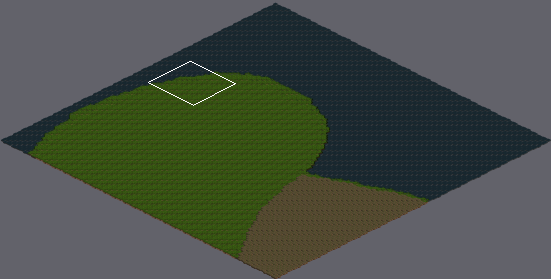
An edit to a level. Tiled map, snRTS-planning/DESIGNS/map/tiled/MapDraft03.tmx. The first picture is a wide view before the edit; the outline marks the close-up.
Close-up. As it was:
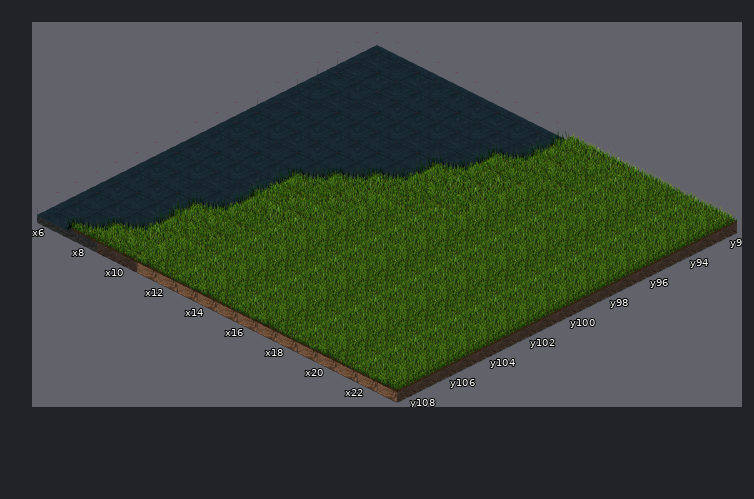
Cells are 64x32 px. Isometric: x runs down to the right, y down to the left. Shown: x 6..23, y 92..108. The commit also changed other parts of the map, which this record leaves out. Layer "Tile Layer 2.1 (copy of TL2)" is drawn 0,-12 px off the grid. Layer "Tile Layer 2.2 (copy of TL2.1," is drawn 0,-24 px off the grid.
The result:
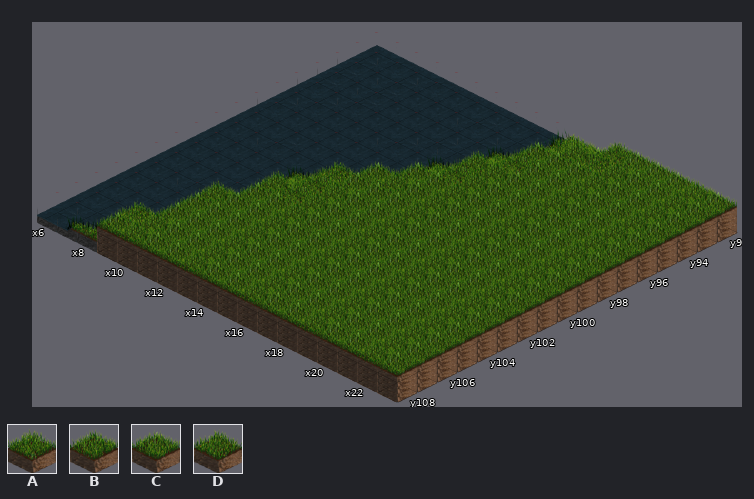
Key: from "isometric_dirt_and_grass_BLOCK": A 0, B 1, C 2, D 3.
_ is an empty cell.
Tiles of an added or newly shown layer are drawn over the layers below it.
Diff:
Layer "Tile Layer 2":
y 92: x 18..23 ______ -> ACCCBC
y 93: x 17..23 _______ -> BDBCCBC
y 94: x 16..23 ________ -> CCCBCCBC
y 95: x 16..23 ________ -> ACCBCCBC
y 96: x 15..23 _________ -> BBCCBCCBC
y 97: x 15..23 _________ -> ABCCBCCBC
y 98: x 14..23 __________ -> CCBCCBCCBC
y 99: x 13..23 ___________ -> CBCBCCBCCBC
y 100: x 12..23 ____________ -> DCCCBCCBCCBC
y 101: x 12..23 ____________ -> ABCCBCCBCCBC
y 102: x 11..23 _____________ -> BABCCBCCBCCBC
y 103: x 11..23 _____________ -> CCBCCBCCBCCBC
y 104: x 10..23 ______________ -> BCCBCCBCCBCCBC
y 105..106: x 10..23 ______________ -> CCCBCCBCCBCCBC
y 107: x 9..23 _______________ -> DBCCBCCBCCBCCBC
y 108: x 9..23 _______________ -> CBCCBCCBCCBCCBC
Layer "Tile Layer 2.1 (copy of TL2)" (added):
y 92: x 18..23 ______ -> ACCCBC
y 93: x 17..23 _______ -> BDBCCBC
y 94: x 16..23 ________ -> CCCBCCBC
y 95: x 16..23 ________ -> ACCBCCBC
y 96: x 15..23 _________ -> BBCCBCCBC
y 97: x 15..23 _________ -> ABCCBCCBC
y 98: x 14..23 __________ -> CCBCCBCCBC
y 99: x 13..23 ___________ -> CBCBCCBCCBC
y 100: x 12..23 ____________ -> DCCCBCCBCCBC
y 101: x 12..23 ____________ -> ABCCBCCBCCBC
y 102: x 11..23 _____________ -> BABCCBCCBCCBC
y 103: x 11..23 _____________ -> CCBCCBCCBCCBC
y 104: x 10..23 ______________ -> BCCBCCBCCBCCBC
y 105..106: x 10..23 ______________ -> CCCBCCBCCBCCBC
y 107: x 9..23 _______________ -> DBCCBCCBCCBCCBC
y 108: x 9..23 _______________ -> CBCCBCCBCCBCCBC
Layer "Tile Layer 2.2 (copy of TL2.1," (added):
y 92: x 18..23 ______ -> ACCCBC
y 93: x 17..23 _______ -> BDBCCBC
y 94: x 16..23 ________ -> CCCBCCBC
y 95: x 16..23 ________ -> ACCBCCBC
y 96: x 15..23 _________ -> BBCCBCCBC
y 97: x 15..23 _________ -> ABCCBCCBC
y 98: x 14..23 __________ -> CCBCCBCCBC
y 99: x 13..23 ___________ -> CBCBCCBCCBC
y 100: x 12..23 ____________ -> DCCCBCCBCCBC
y 101: x 12..23 ____________ -> ABCCBCCBCCBC
y 102: x 11..23 _____________ -> BABCCBCCBCCBC
y 103: x 11..23 _____________ -> CCBCCBCCBCCBC
y 104: x 10..23 ______________ -> BCCBCCBCCBCCBC
y 105..106: x 10..23 ______________ -> CCCBCCBCCBCCBC
y 107: x 9..23 _______________ -> DBCCBCCBCCBCCBC
y 108: x 9..23 _______________ -> CBCCBCCBCCBCCBC
Boxes around the changes in both close-ups, in picture pixels (x1, y1, x2, y2):
added: (97, 140, 737, 402)
